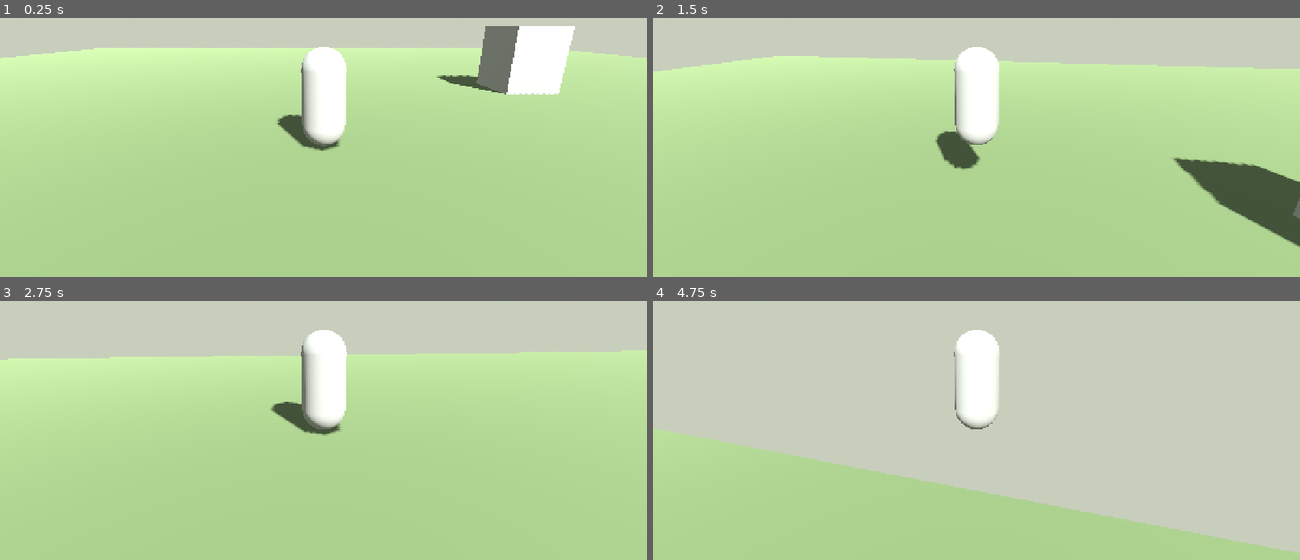
Above: before the commit, frames 1-4 (two rows, left to right).
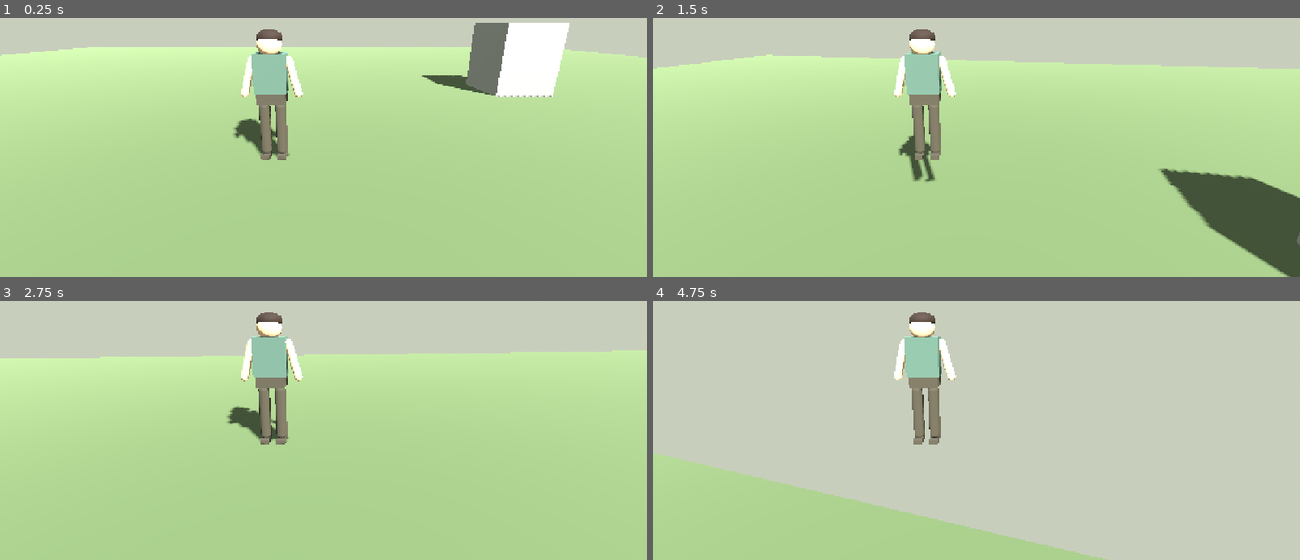
Above: after the commit, the same moments.

Repository: fortins4/devPlayground
Game: Godot game, scene res://scenes/main/main.tscn
Same seed, same stepped clock (60 frames per second), same inputs: the game is played once before the commit and once after it.
Inputs (mouse positions are in pixels of both pictures, inside the frame that each line leads up to):
- Up to frame 1 (0.25 s): no input
- Up to frame 2 (1.5 s): tap Enter at 0.5 s; move the mouse to (1008, 93) at 0.52 s; hold W (move_forward) from 0.53 s (still down); tap Space (jump) at 0.77 s; move the mouse to (944, 95) at 1.27 s
- Up to frame 3 (2.75 s): keep holding W (move_forward); tap Space (jump) at 1.52 s; move the mouse to (336, 370) at 2.02 s
- Up to frame 4 (4.75 s): keep holding W (move_forward); move the mouse to (970, 383) at 2.77 s; tap Space (jump) at 3.02, 3.77, 4.52 s; move the mouse to (1021, 383) at 3.52 s; move the mouse to (924, 373) at 4.27 s

The runs differ from the first frame. In frame 1, 7.6% of the frame differs, in the area x 0-100%, y 1-55%; in frame 2, 9.8%; in frame 3, 5.8%; in frame 4, 17%, in the area x 0-100%, y 4-100%.

Commit message:
Replace player capsule mesh with stylized humanoid primitives
Build a readable third-person figure from MeshInstance3D parts
(head, hair, torso, hips, arms, legs, feet) under a Visual node,
keep capsule collision for movement, and shift the camera to a
slight over-shoulder framing. No external assets.

Diff:
--- a/scenes/characters/player/player.tscn
+++ b/scenes/characters/player/player.tscn
@@ -1,31 +1,116 @@
-[gd_scene load_steps=4 format=3 uid="uid://bq8riochtplayer01"]
+[gd_scene load_steps=13 format=3 uid="uid://bq8riochtplayer01"]
 
 [ext_resource type="Script" path="res://scripts/characters/player/player_controller.gd" id="1_player"]
 
 [sub_resource type="CapsuleShape3D" id="CapsuleShape3D_body"]
 radius = 0.35
-height = 1.6
+height = 1.7
 
-[sub_resource type="CapsuleMesh" id="CapsuleMesh_body"]
-radius = 0.35
-height = 1.6
+[sub_resource type="StandardMaterial3D" id="Mat_skin"]
+albedo_color = Color(0.86, 0.7, 0.58, 1)
+roughness = 0.85
+
+[sub_resource type="StandardMaterial3D" id="Mat_tunic"]
+albedo_color = Color(0.32, 0.42, 0.38, 1)
+roughness = 0.92
+
+[sub_resource type="StandardMaterial3D" id="Mat_pants"]
+albedo_color = Color(0.28, 0.26, 0.22, 1)
+roughness = 0.95
+
+[sub_resource type="StandardMaterial3D" id="Mat_hair"]
+albedo_color = Color(0.18, 0.12, 0.08, 1)
+roughness = 0.8
+
+[sub_resource type="SphereMesh" id="Mesh_head"]
+radius = 0.16
+height = 0.32
+
+[sub_resource type="SphereMesh" id="Mesh_hair"]
+radius = 0.165
+height = 0.22
+
+[sub_resource type="BoxMesh" id="Mesh_torso"]
+size = Vector3(0.42, 0.52, 0.24)
+
+[sub_resource type="BoxMesh" id="Mesh_hips"]
+size = Vector3(0.38, 0.18, 0.22)
+
+[sub_resource type="CapsuleMesh" id="Mesh_arm"]
+radius = 0.055
+height = 0.58
+
+[sub_resource type="CapsuleMesh" id="Mesh_leg"]
+radius = 0.075
+height = 0.78
+
+[sub_resource type="BoxMesh" id="Mesh_foot"]
+size = Vector3(0.12, 0.06, 0.2)
 
 [node name="Player" type="CharacterBody3D"]
 collision_layer = 2
 script = ExtResource("1_player")
 
 [node name="CollisionShape3D" type="CollisionShape3D" parent="."]
-transform = Transform3D(1, 0, 0, 0, 1, 0, 0, 0, 1, 0, 0.8, 0)
+transform = Transform3D(1, 0, 0, 0, 1, 0, 0, 0, 1, 0, 0.85, 0)
 shape = SubResource("CapsuleShape3D_body")
 
-[node name="MeshInstance3D" type="MeshInstance3D" parent="."]
-transform = Transform3D(1, 0, 0, 0, 1, 0, 0, 0, 1, 0, 0.8, 0)
-mesh = SubResource("CapsuleMesh_body")
+[node name="Visual" type="Node3D" parent="."]
+
+[node name="Hips" type="MeshInstance3D" parent="Visual"]
+transform = Transform3D(1, 0, 0, 0, 1, 0, 0, 0, 1, 0, 0.88, 0)
+mesh = SubResource("Mesh_hips")
+surface_material_override/0 = SubResource("Mat_pants")
+
+[node name="Torso" type="MeshInstance3D" parent="Visual"]
+transform = Transform3D(1, 0, 0, 0, 1, 0, 0, 0, 1, 0, 1.2, 0)
+mesh = SubResource("Mesh_torso")
+surface_material_override/0 = SubResource("Mat_tunic")
+
+[node name="Head" type="MeshInstance3D" parent="Visual"]
+transform = Transform3D(1, 0, 0, 0, 1, 0, 0, 0, 1, 0, 1.58, 0)
+mesh = SubResource("Mesh_head")
+surface_material_override/0 = SubResource("Mat_skin")
+
+[node name="Hair" type="MeshInstance3D" parent="Visual"]
+transform = Transform3D(1, 0, 0, 0, 1, 0, 0, 0, 1, 0, 1.66, -0.02)
+mesh = SubResource("Mesh_hair")
+surface_material_override/0 = SubResource("Mat_hair")
+
+[node name="LeftArm" type="MeshInstance3D" parent="Visual"]
+transform = Transform3D(0.9659258, 0.258819, 0, -0.258819, 0.9659258, 0, 0, 0, 1, -0.3, 1.15, 0)
+mesh = SubResource("Mesh_arm")
+surface_material_override/0 = SubResource("Mat_skin")
+
+[node name="RightArm" type="MeshInstance3D" parent="Visual"]
+transform = Transform3D(0.9659258, -0.258819, 0, 0.258819, 0.9659258, 0, 0, 0, 1, 0.3, 1.15, 0)
+mesh = SubResource("Mesh_arm")
+surface_material_override/0 = SubResource("Mat_skin")
+
+[node name="LeftLeg" type="MeshInstance3D" parent="Visual"]
+transform = Transform3D(1, 0, 0, 0, 1, 0, 0, 0, 1, -0.11, 0.42, 0)
+mesh = SubResource("Mesh_leg")
+surface_material_override/0 = SubResource("Mat_pants")
+
+[node name="RightLeg" type="MeshInstance3D" parent="Visual"]
+transform = Transform3D(1, 0, 0, 0, 1, 0, 0, 0, 1, 0.11, 0.42, 0)
+mesh = SubResource("Mesh_leg")
+surface_material_override/0 = SubResource("Mat_pants")
+
+[node name="LeftFoot" type="MeshInstance3D" parent="Visual"]
+transform = Transform3D(1, 0, 0, 0, 1, 0, 0, 0, 1, -0.11, 0.03, 0.04)
+mesh = SubResource("Mesh_foot")
+surface_material_override/0 = SubResource("Mat_pants")
+
+[node name="RightFoot" type="MeshInstance3D" parent="Visual"]
+transform = Transform3D(1, 0, 0, 0, 1, 0, 0, 0, 1, 0.11, 0.03, 0.04)
+mesh = SubResource("Mesh_foot")
+surface_material_override/0 = SubResource("Mat_pants")
 
 [node name="CameraPivot" type="Node3D" parent="."]
-transform = Transform3D(1, 0, 0, 0, 1, 0, 0, 0, 1, 0, 1.4, 0)
+transform = Transform3D(1, 0, 0, 0, 1, 0, 0, 0, 1, 0, 1.45, 0)
 
 [node name="Camera3D" type="Camera3D" parent="CameraPivot"]
-transform = Transform3D(1, 0, 0, 0, 0.9659258, 0.258819, 0, -0.258819, 0.9659258, 0, 0.5, 4)
+transform = Transform3D(1, 0, 0, 0, 0.9659258, 0.258819, 0, -0.258819, 0.9659258, 0.7, 0.35, 3.4)
 current = true
 fov = 70.0
--- a/scripts/characters/player/player_controller.gd
+++ b/scripts/characters/player/player_controller.gd
@@ -1,5 +1,5 @@
 extends CharacterBody3D
-## Placeholder third-person controller for the greybox vertical slice.
+## Third-person controller for the greybox vertical slice (humanoid visual in player.tscn).
 
 const SPEED := 5.0
 const JUMP_VELOCITY := 4.5
Not shown, changed: README.md
